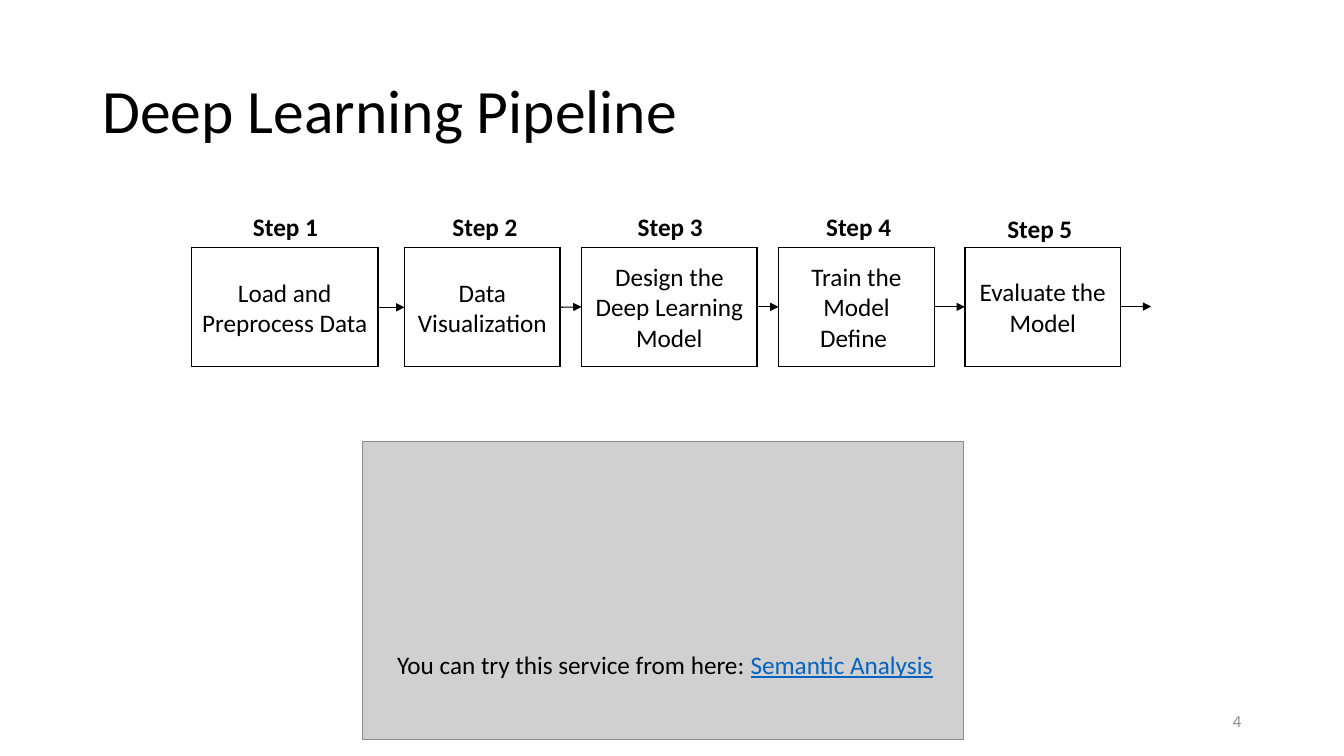
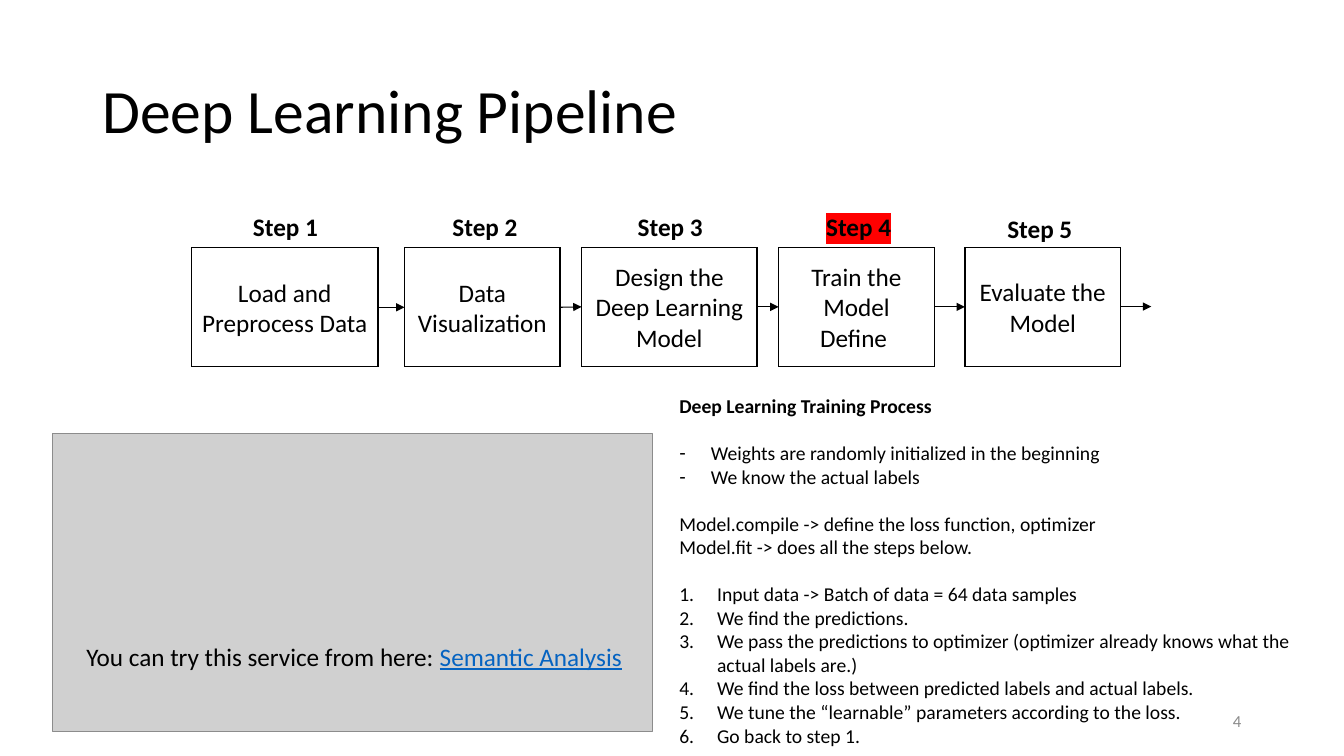
Before and after one commit to dia1128/AIandDataScienceWorkshopwithPython, a slide deck: slide 4 of Week11/Day2/2 - Deep Natural Language Processing.pptx. Drawn at 1344x756 pixels with LibreOffice and Linux fonts; fonts in the diff are those of the drawing; grey boxes stand for pictures. Boxes give left, top, right and bottom in pixels: in the first picture for what was removed or moved away, otherwise in the second. Text is boxed around its words. In the diff, an @@ line names an element or a change of style, - is before the commit and + after.

```diff
--- a/Week11/Day2/2 - Deep Natural Language Processing.pptx
+++ b/Week11/Day2/2 - Deep Natural Language Processing.pptx
@@ text "Step 4" at (826,219,891,240): highlight none to #FF0000 @@
@@ text added at (679,399,1290,746), 14 pt, text #000000 @@
+Deep Learning Training Process
+– Weights are randomly initialized in the beginning
+– We know the actual labels
+Model.compile -> define the loss function, optimizer
+Model.fit -> does all the steps below.
+1. Input data -> Batch of data = 64 data samples
+2. We find the predictions.
+3. We pass the predictions to optimizer (optimizer already knows what the actual labels are.)
+4. We find the loss between predicted labels and actual labels.
+5. We tune the “learnable” parameters according to the loss.
+6. Go back to step 1.
@@ picture: place and size @@
-picture at (363,442,964,740)
+picture at (52,434,653,732)
@@ text "You can try this service ...": place and size @@
-text "You can try this service ..." at (397,656,932,678)
+text "You can try this service ..." at (86,648,621,670)
```
Also in this commit, not shown: 4 other slides changed, 3 slides added, 1 other file.
